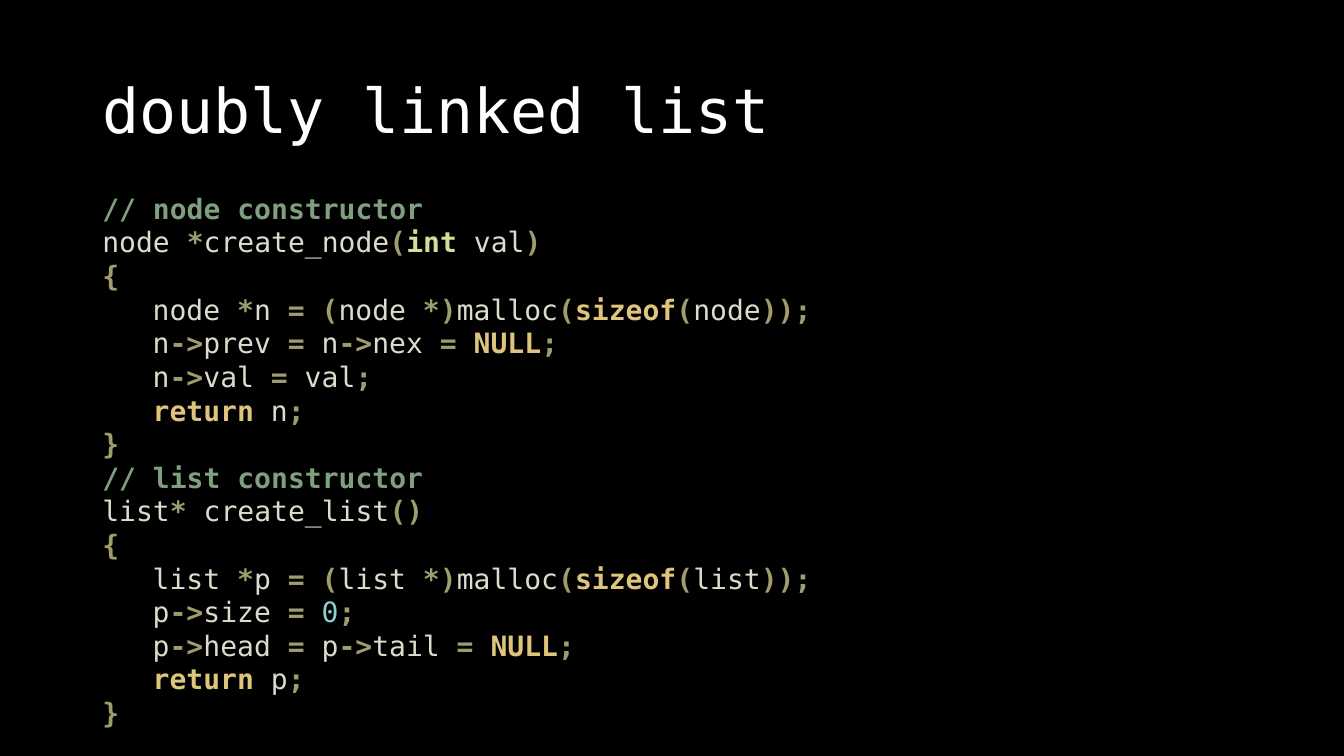
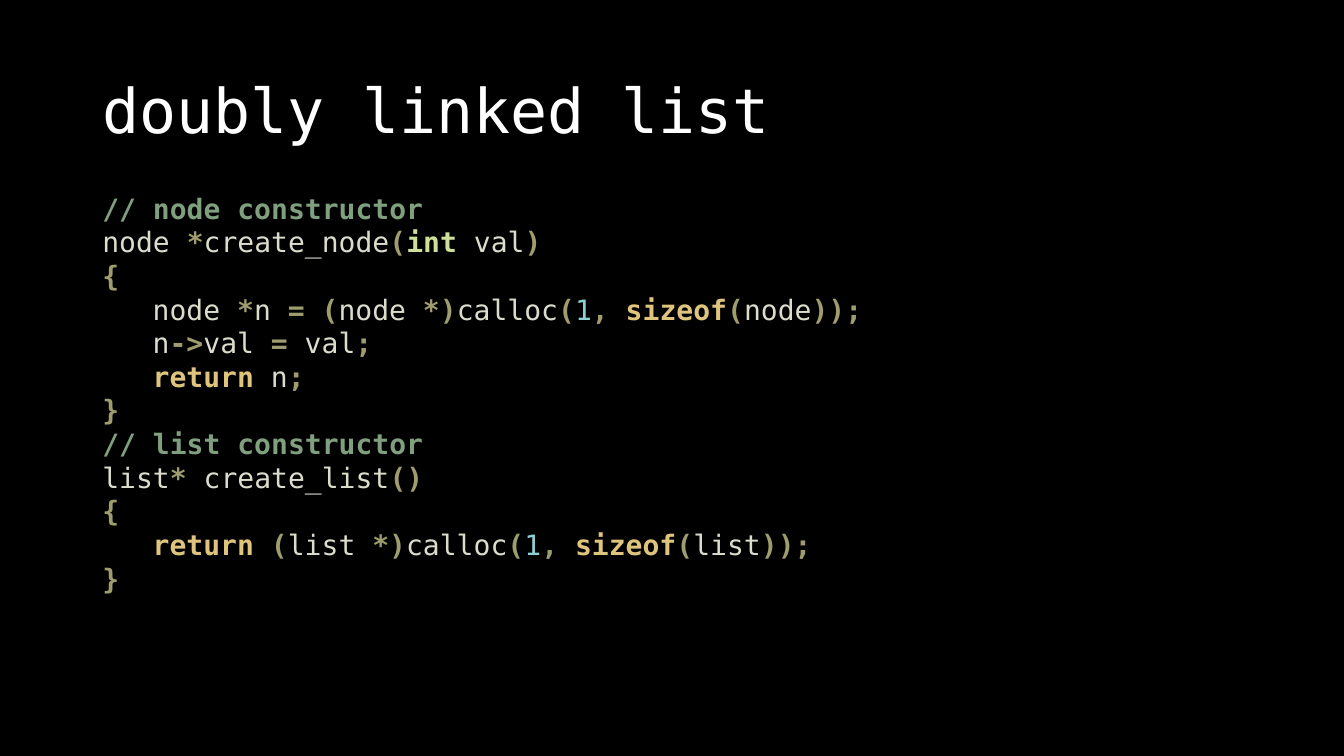
Before and after one commit to OEmiliatanO/those_c_prog_didnt_teach, a slide deck: slide 27 of Ch3/Ch3-data structure.pptx (slide 13 before the commit). Drawn at 1344x756 pixels with LibreOffice and Linux fonts; fonts in the diff are those of the drawing. Boxes give left, top, right and bottom in pixels: in the first picture for what was removed or moved away, otherwise in the second. Text is boxed around its words. In the diff, an @@ line names an element or a change of style, - is before the commit and + after.

```diff
--- a/Ch3/Ch3-data structure.pptx
+++ b/Ch3/Ch3-data structure.pptx
@@ text at (x1=153, y1=297, x2=862, y2=324): text changed @@
-node *n = (node *)malloc(sizeof(node));
-n->prev = n->nex = NULL;
+node *n = (node *)calloc(1, sizeof(node));
@@ text at (x1=153, y1=532, x2=811, y2=559): text changed @@
-list *p = (list *)malloc(sizeof(list));
-p->size = 0;
-p->head = p->tail = NULL;
-return p;
+return (list *)calloc(1, sizeof(list));
```
Also in this commit, not shown: 34 other slides changed, 87 slides added, 2 slides removed, 3 other files.
